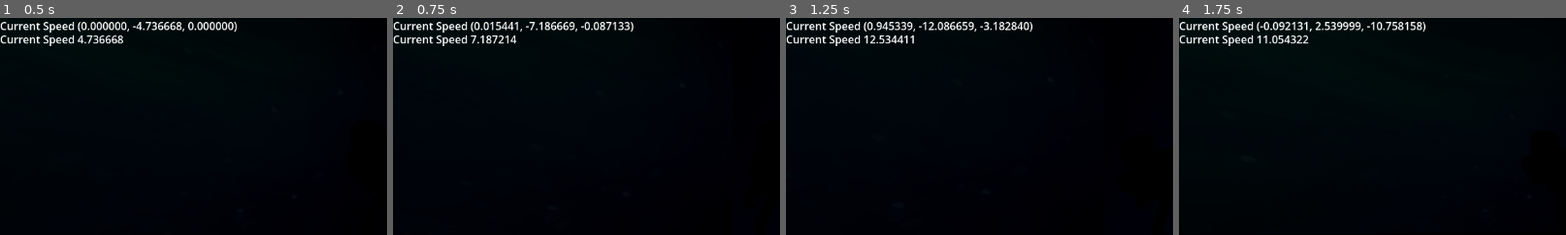
Above: before the commit, frames 1-4 (left to right).
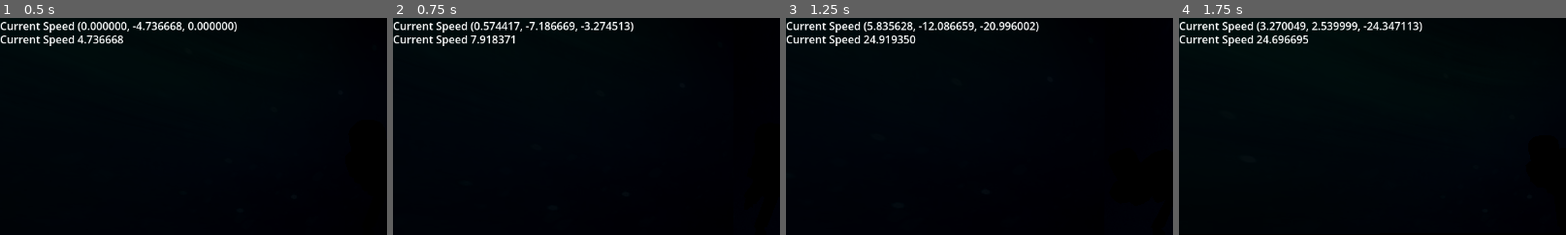
Above: after the commit, the same moments.

Repository: sobakacece/arcticmonkeys
Game: Godot game, scene res://TestScene_3d.tscn
The game is run twice, just before and just after one commit, with the same random seed, the same clock (stepped at 60 frames per second) and the same inputs.
Inputs (mouse positions are % of the whole screen's width and height, from its top left):
- Up to frame 1 (0.5 s): no input
- Up to frame 2 (0.75 s): tap Enter (ui_accept) at 0.5 s; move the mouse to (55, 50) at 0.52 s; hold W (move_forward) from 0.53 s (still down); hold Shift (dash, bound only after the commit) from 0.53 s (still down)
- Up to frame 3 (1.25 s): keep holding W (move_forward); keep holding Shift (dash, bound only after the commit); tap Enter (ui_accept) at 0.77 s
- Up to frame 4 (1.75 s): keep holding W (move_forward); move the mouse to (45, 50) at 1.27 s; release Shift (dash, bound only after the commit) at 1.28 s; tap Shift (dash, bound only after the commit) at 1.35 s; tap Enter (ui_accept) at 1.52 s
The pictures show only the part of the screen within x 0-50%, y 0-50%; the shares and areas given below are measured in that part.

Frame 1 is identical in both runs. In frame 2, 0.7% of the frame differs, in the area x 22-60%, y 1-13%; in frame 3, 0.9%; in frame 4, 1.6%, in the area x 20-64%, y 1-13%.

Commit message:
Movement improvents

Diff:
--- a/TestScene_3d.tscn
+++ b/TestScene_3d.tscn
@@ -22,10 +22,17 @@
 auto_exposure_scale = 0.1
 auto_exposure_max_exposure_value = 3.67
 
+[sub_resource type="SphereMesh" id="SphereMesh_e0nw5"]
+
+[sub_resource type="SphereShape3D" id="SphereShape3D_7a8io"]
+
 [node name="Root" type="Node3D"]
 
 [node name="Wall2" parent="." instance=ExtResource("1_fjdu6")]
 transform = Transform3D(-0.622699, 0.77538, -0.105033, 0.78187, 0.621817, -0.0449847, 0.0304311, -0.110134, -0.993451, 4.465, 0.5, -5.616)
+
+[node name="Tile2" parent="." instance=ExtResource("1_hwb6y")]
+transform = Transform3D(1, 0, 0, 0, 0.976867, 1.06924, 0, -0.213849, 4.88433, 47.4548, 10.3088, 106.844)
 
 [node name="Tile" parent="." instance=ExtResource("1_hwb6y")]
 transform = Transform3D(10, 0, 0, 0, 1, 0, 0, 0, 10, 3.61752, 2.09396, 3.83329)
@@ -33,7 +40,6 @@
 [node name="Player" parent="." instance=ExtResource("2_sb0ac")]
 transform = Transform3D(1, 0, 0, 0, 1, 0, 0, 0, 1, 0, 10.9649, 0)
 turn_speed = 1.0
-slowdown_time = 0.2
 
 [node name="Wall" parent="." instance=ExtResource("1_fjdu6")]
 transform = Transform3D(0.795717, -0.605669, 0, 0.605669, 0.795717, 0, 0, 0, 1, 0.804, 0.5, -5.519)
@@ -113,3 +119,14 @@
 [node name="CSGSphere3D16" type="CSGSphere3D" parent="Node3D"]
 transform = Transform3D(1, 0, 0, 0, 1, 0, 0, 0, 1, 23.5383, 6.1153, 54.4268)
 radius = 5.0
+
+[node name="StaticBody3D" type="StaticBody3D" parent="."]
+transform = Transform3D(35, 0, 0, 0, 35, 0, 0, 0, 70, 36.5161, -12.5885, -17.7964)
+visible = false
+
+[node name="MeshInstance3D" type="MeshInstance3D" parent="StaticBody3D"]
+mesh = SubResource("SphereMesh_e0nw5")
+skeleton = NodePath("../..")
+
+[node name="CollisionShape3D" type="CollisionShape3D" parent="StaticBody3D"]
+shape = SubResource("SphereShape3D_7a8io")
--- a/player.tscn
+++ b/player.tscn
@@ -26,8 +26,8 @@
 turn_speed = 5.0
 acceleration_curve = SubResource("Curve_lyvwj")
 slowdown_curve = SubResource("Curve_w0o3t")
-acceleration_time = 1.0
 max_speed = 25
+dash_boost = 25.0
 rotation_weight = 5.0
 rotation_speed_mod = 0.5
 
--- a/project.godot
+++ b/project.godot
@@ -49,3 +49,8 @@
 "events": [Object(InputEventKey,"resource_local_to_scene":false,"resource_name":"","device":-1,"window_id":0,"alt_press …(191 unchanged characters)…
 ]
 }
+dash={
+"deadzone": 0.5,
+"events": [Object(InputEventKey,"resource_local_to_scene":false,"resource_name":"","device":-1,"window_id":0,"alt_pressed":false,"shift_pressed":false,"ctrl_pressed":false,"meta_pressed":false,"pressed":false,"keycode":0,"physical_keycode":4194325,"key_label":0,"unicode":0,"location":0,"echo":false,"script":null)
+]
+}
--- a/scripts/player.gd
+++ b/scripts/player.gd
@@ -13,6 +13,7 @@
 @export var slowdown_curve : Curve
 @export var acceleration_time : float = 0.2
 @export var max_speed = 50
+@export var dash_boost : float
 #@export var slowdown_time : float = 0.2
 #var acceleration = 0.0
 #var deacceleration = 0.0
@@ -37,11 +38,6 @@
 
 var time_elapsed = 0.0
 
-func _ease_velocity(value: float, curve: Curve, delta: float, total_time: float) -> float:
-	var factor = min(abs(value) / max_speed, 1.0) # Normalized factor for speed
-	var time_progress = factor * total_time # Map it to the curve's time domain
-	return value * curve.sample(time_progress)
-
 func _ready():
 	Input.mouse_mode = Input.MOUSE_MODE_CAPTURED
 	spring_arm = find_child("SpringArm")
@@ -58,6 +54,7 @@
 		target_camera_rotation.x -= event.relative.y * mouse_sensitivity * rotation_speed_mod
 		target_camera_rotation.x = clamp(target_camera_rotation.x, deg_to_rad(-90), deg_to_rad(90))
 		#print(target_rotation.x);
+
 
 
 func _process(delta: float) -> void:
@@ -77,8 +74,8 @@
 	var input_dir := Input.get_vector("move_left", "move_right", "move_forward", "move_back")
 	direction = (Basis(spring_arm.transform.basis.x, Vector3.UP, spring_arm.transform.basis.z).orthonormalized() * Vector3(input_dir.x, 0, input_dir.y)).normalized()
 	if direction:
-		var target_velocity_x = direction.x * max_speed
-		var target_velocity_z = direction.z * max_speed
+		var target_velocity_x = direction.x * calculate_max_speed()
+		var target_velocity_z = direction.z * calculate_max_speed()
 		time_elapsed+=delta
 		time_elapsed = clamp(time_elapsed, 0, acceleration_time)
 		var normalized_time = remap(time_elapsed, 0, acceleration_time, 0, 1)
@@ -87,7 +84,6 @@
 		velocity.z = lerp(velocity.z, target_velocity_z, acceleration_curve.sample(normalized_time) * delta)
 	else:
 		time_elapsed-=delta
-
 		velocity.x = lerp(velocity.x, 0.0, -slowdown_curve.sample(0) * delta)
 		velocity.z = lerp(velocity.z, 0.0, -slowdown_curve.sample(0) * delta)
 
@@ -115,3 +111,10 @@
 func on_stop():
 	return
 	#print("stopped")
+
+func calculate_max_speed() -> float:
+	var tmp_speed = 0.0
+	if Input.is_action_pressed("dash"):
+		return max_speed + dash_boost
+	else:
+		return max_speed
Not shown: 1 places in TestScene_3d.tscn that only renumber resources
